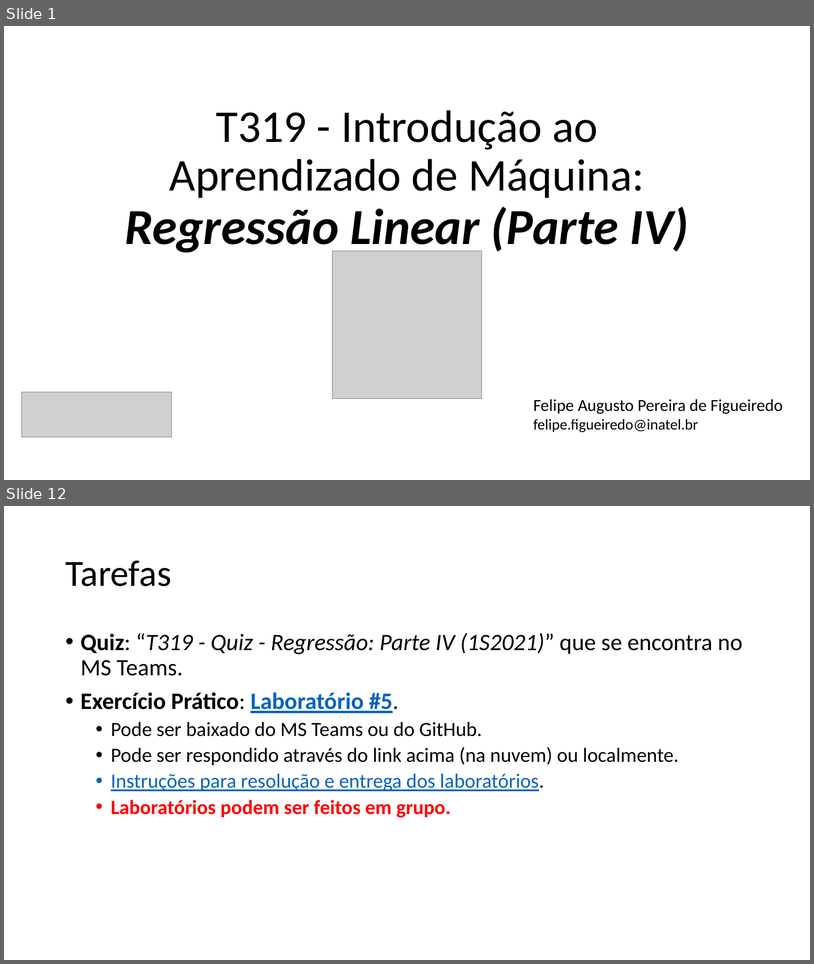
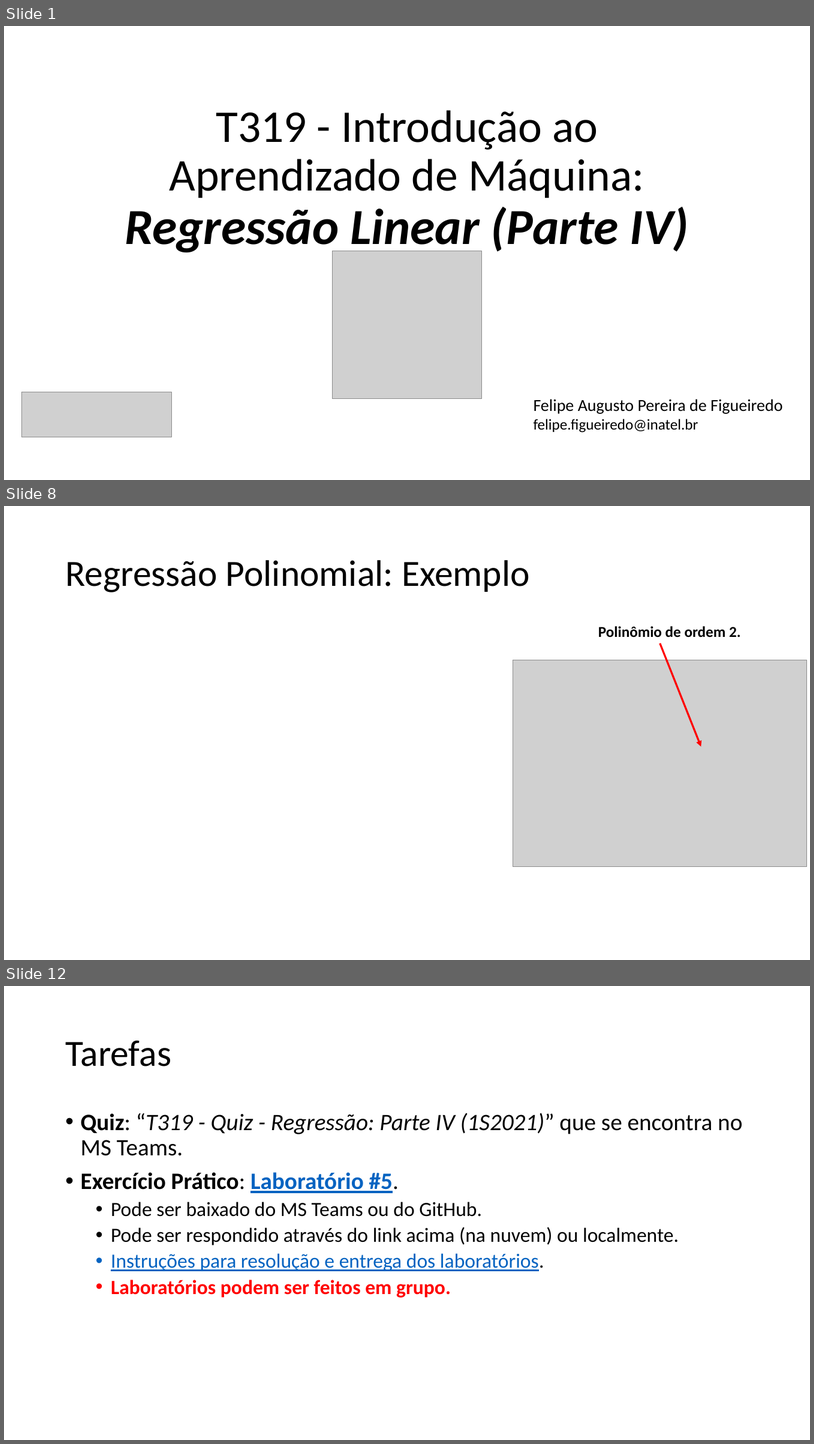
Before and after one commit to zz4fap/t319_aprendizado_de_maquina, a slide deck: slides/T319_Regressão_Linear (Parte IV).pptx. Shown one above the other, each under a label of ours: slides 1 and 12 before the commit, slides 1, 8 and 12 after it; the slides between them are not shown. The pictures are 814x964 and 814x1444 pixels, drawn with LibreOffice and Linux fonts; fonts in the diff are those of the drawing; grey boxes stand for pictures. Boxes give left, top, right and bottom in pixels: in the first picture for what was removed or moved away, otherwise in the second. Text is boxed around its words. In the diff, an @@ line names an element or a change of style, - is before the commit and + after.

```diff
--- a/slides/T319_Regressão_Linear (Parte IV).pptx
+++ b/slides/T319_Regressão_Linear (Parte IV).pptx
@@ slide 8 added at [4,506,810,960], background #FFFFFF @@
@@ title added at [65,560,530,592], 44 pt, text #000000 @@
+Regressão Polinomial: Exemplo
@@ text added at [599,626,741,637], 18 pt, text #000000, bold @@
+Polinômio de ordem 2.
@@ arrow added from (660, 643) to (702, 746), #FF0000 2.25 pt @@
@@ picture added at [513,660,807,866] @@
```
Also in this commit, not shown: 3 slides changed, 6 other slides added, 7 slides removed, 41 other files.
